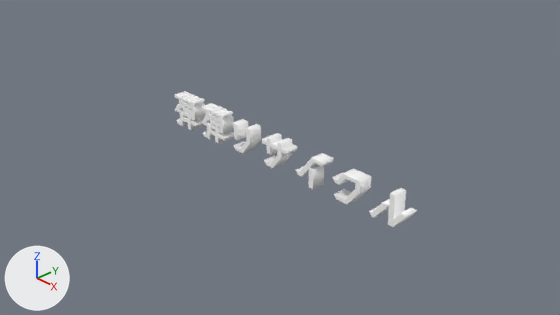
Before and after pictures for a commit that changed the Blender file project/resources/obj/titleText.blend.
Both versions are drawn from the file's camera 'Camera'. The lights are fixed; the arrows at lower left show +X, +Y and +Z.

Names of what the first picture shows: 'イ', 'ク', 'サ', 'リ', 'ル', '弾(1)', '弾(2)'.
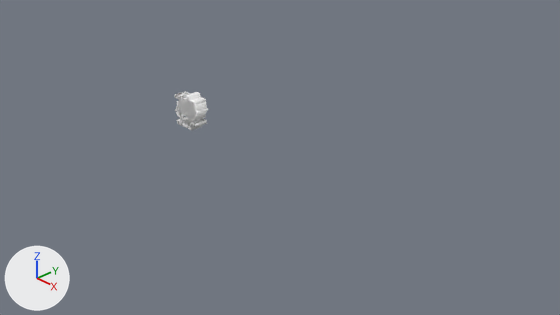
The newer file is also turned or shifted as a whole; pictures and numbers use the older file's frame.

Location of each change, (x1, y1, x2, y2) in pixels of the pictures (560 x 315 px):
'弾(2)', mesh moved
    before: (201, 103, 234, 144)
    after: (175, 91, 205, 129)
'ル', mesh moved
    before: (369, 188, 417, 227)
    after: (176, 92, 208, 122)
'ク', mesh moved
    before: (332, 168, 371, 205)
    after: (179, 100, 207, 126)
'サ', mesh moved
    before: (262, 133, 297, 169)
    after: (177, 100, 207, 128)
'イ', mesh moved
    before: (296, 153, 333, 189)
    after: (177, 97, 206, 120)
'リ', mesh moved
    before: (232, 119, 261, 154)
    after: (180, 98, 194, 124)

What the commit changed:
me_テキスト has 182 vertices, 161 faces and spans x 1.802..2.411, y -0.312..0.343, z -0.11..0.11.
me_テキスト is used by ob_ル; location (0.0, 0.0, 0.0); rotation (1.571, 0.0, 0.0), in degrees (90, 0, 0); scale (1.0, 0.7, 1.0).
me_テキスト part 1: the whole mesh is moved by (-4.171, 0.138, 0.0).
me_テキスト_002 has 840 vertices, 780 faces and spans x -1.705..-1.125, y -0.364..0.374, z -0.11..0.11.
me_テキスト_002 is used by ob_弾_2; location (0.0, 0.0, 0.0); rotation (1.571, 0.0, 0.0), in degrees (90, 0, 0); scale (1.0, 0.7, 1.0).
me_テキスト_002 part 2: the whole mesh is moved by (-0.702, 0.0, 0.0).
me_テキスト_003 has 182 vertices, 161 faces and spans x -0.928..-0.515, y -0.312..0.343, z -0.11..0.11.
me_テキスト_003 is used by ob_リ; location (0.0, 0.0, 0.0); rotation (1.571, 0.0, 0.0), in degrees (90, 0, 0); scale (1.0, 0.7, 1.0).
me_テキスト_003 part 3: the whole mesh is moved by (-1.332, 0.034, 0.0).
me_テキスト_004 has 336 vertices, 308 faces and spans x -0.263..0.263, y -0.312..0.343, z -0.11..0.11.
me_テキスト_004 is used by ob_サ; location (0.0, 0.0, 0.0); rotation (1.571, 0.0, 0.0), in degrees (90, 0, 0); scale (1.0, 0.7, 1.0).
me_テキスト_004 part 4: the whole mesh is moved by (-2.062, -0.045, 0.0).
me_テキスト_005 has 168 vertices, 148 faces and spans x 0.439..0.962, y -0.343..0.343, z -0.11..0.11.
me_テキスト_005 is used by ob_イ; location (0.0, 0.0, 0.0); rotation (1.571, 0.0, 0.0), in degrees (90, 0, 0); scale (1.0, 0.7, 1.0).
me_テキスト_005 part 5: the whole mesh is moved by (-2.79, 0.057, 0.0).
me_テキスト_006 has 196 vertices, 178 faces and spans x 1.143..1.642, y -0.312..0.312, z -0.11..0.11.
me_テキスト_006 is used by ob_ク; location (0.0, 0.0, 0.0); rotation (1.571, 0.0, 0.0), in degrees (90, 0, 0); scale (1.0, 0.7, 1.0).
me_テキスト_006 part 6: the whole mesh is moved by (-3.454, 0.034, 0.0).
